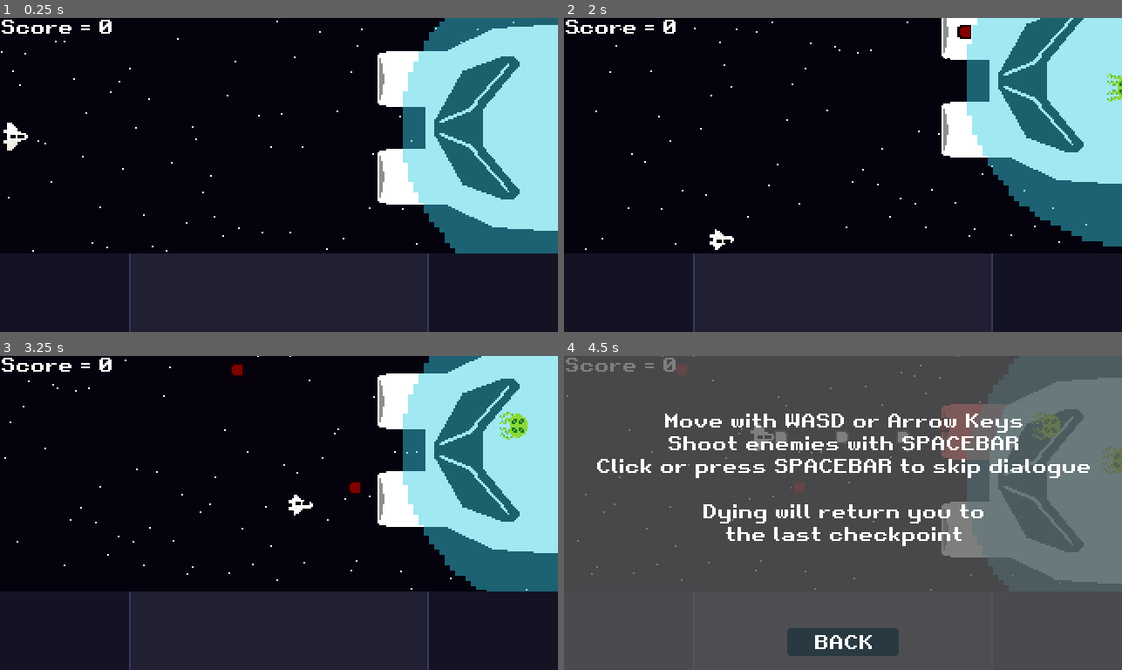
Above: before the commit, frames 1-4 (two rows, left to right).
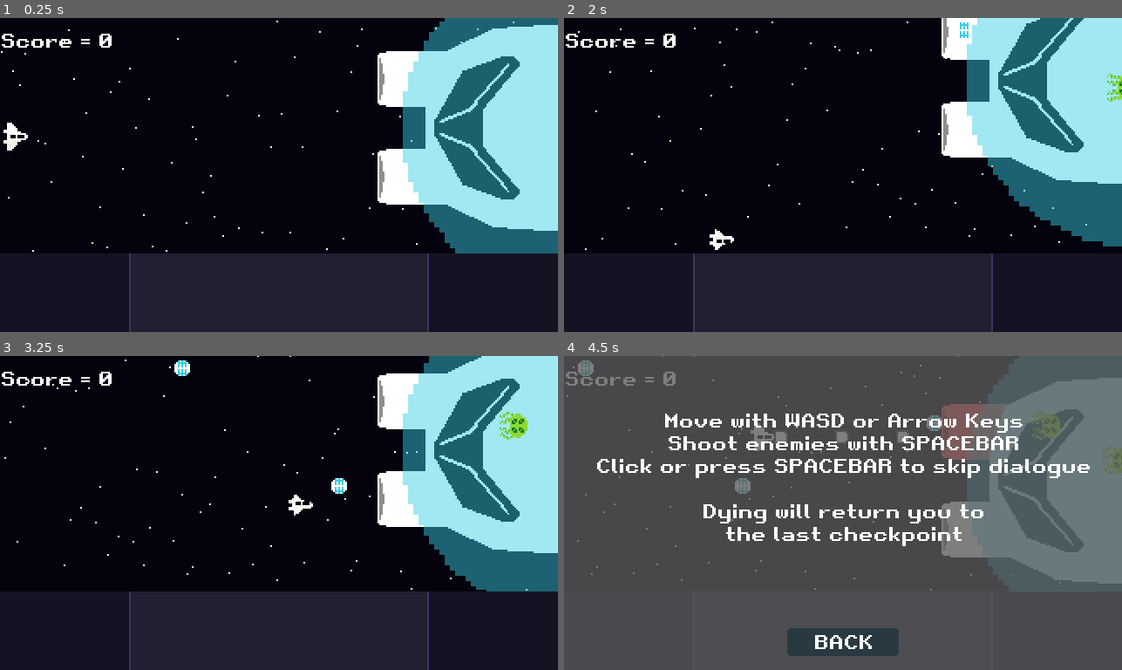
Above: after the commit, the same moments.

Repository: MrPiedPiper/LD48
Game: Godot game, scene res://Main/Main.tscn
The game is run twice, just before and just after one commit, with the same random seed, the same clock (stepped at 60 frames per second) and the same inputs. The engine's default icon, where the game draws it, is replaced by a stand-in: a white triangle on a blue panel in a dark square.
Inputs (mouse positions are in pixels of both pictures, inside the frame that each line leads up to):
- Up to frame 1 (0.25 s): no input
- Up to frame 2 (2 s): hold D (input_right) 0.53-1.28 s; hold , (input_a) 0.53-1.28 s; hold S (input_down) from 1.28 s (still down); tap , (input_a) at 1.35 s
- Up to frame 3 (3.25 s): release S (input_down) at 2.03 s; hold D (input_right) 2.03-2.78 s; hold , (input_a) 2.03-2.78 s; hold W (input_up) from 2.78 s (still down); tap , (input_a) at 2.85 s
- Up to frame 4 (4.5 s): release W (input_up) at 3.53 s; hold A (input_left) 3.53-4.25 s; hold , (input_a) 3.53-4.25 s; tap Escape (ui_cancel) at 4.15 s; click (843, 534) at 4.25 s

The runs differ from the first frame. In frame 1, 0.5% of the frame differs, in the area x 0-20%, y 0-10%; in frame 2, 0.7%; in frame 3, 0.9%; in frame 4, 1.0%, in the area x 0-70%, y 0-44%.

Commit message:
Changes to boss

Diff:
--- a/Bosses/Boss1/Boss1.gd
+++ b/Bosses/Boss1/Boss1.gd
@@ -1,6 +1,12 @@
 extends "res://Bosses/BaseBoss/BaseBoss.gd"
 
 onready var barrier_sprite = $PosNode/BarrierArea/BarrierSprite
+
+# CHANGE THESE FOR HEALTH
+func _init():
+	weapon1_health = 50
+	weapon2_health = 50
+	weak_spot_health = 20
 
 func set_weapon1_health(value):
 	.set_weapon1_health(value)
--- a/Bosses/Boss1/Boss1.tscn
+++ b/Bosses/Boss1/Boss1.tscn
@@ -1,28 +1,28 @@
-[gd_scene load_steps=12 format=2]
+[gd_scene load_steps=13 format=2]
 
 [ext_resource path="res://Bosses/BaseBoss/BaseBoss.tscn" type="PackedScene" id=1]
 [ext_resource path="res://Bosses/Boss1/Boss1.gd" type="Script" id=2]
 [ext_resource path="res://sprites/force_field.png" type="Texture" id=3]
 [ext_resource path="res://sprites/enemy_ship.png" type="Texture" id=4]
 [ext_resource path="res://sprites/cannon.png" type="Texture" id=5]
+[ext_resource path="res://Weapons/Bullets/AlienBullet/AlienBullet.tscn" type="PackedScene" id=6]
 
 [sub_resource type="AtlasTexture" id=1]
 atlas = ExtResource( 4 )
 region = Rect2( 0, 0, 128, 128 )
 
-[sub_resource type="CapsuleShape2D" id=6]
+[sub_resource type="CapsuleShape2D" id=2]
 radius = 29.0
 height = 30.0
 
-[sub_resource type="AtlasTexture" id=2]
+[sub_resource type="AtlasTexture" id=3]
 atlas = ExtResource( 4 )
 region = Rect2( 128, 0, 64, 128 )
 
-[sub_resource type="CircleShape2D" id=5]
+[sub_resource type="CircleShape2D" id=4]
 radius = 98.0
 
-[sub_resource type="Animation" id=3]
-resource_name = "Death"
+[sub_resource type="Animation" id=5]
 length = 4.0
 tracks/0/type = "value"
 tracks/0/path = NodePath("..:modulate")
@@ -37,8 +37,7 @@
 "values": [ Color( 1, 1, 1, 1 ), Color( 1, 1, 1, 0 ) ]
 }
 
-[sub_resource type="Animation" id=4]
-resource_name = "Hover"
+[sub_resource type="Animation" id=6]
 length = 8.0
 loop = true
 tracks/0/type = "value"
@@ -67,7 +66,9 @@
 position = Vector2( -39, -28 )
 
 [node name="Weapon1" parent="PosNode/Weapon1Area" index="0"]
+bullet = ExtResource( 6 )
 shoot_cooldown = 0.0
+bullet_speed = 100
 
 [node name="Weapon1Sprite" parent="PosNode/Weapon1Area" index="1"]
 position = Vector2( 17.294, 0 )
@@ -78,7 +79,9 @@
 position = Vector2( -39, 28 )
 
 [node name="Weapon2" parent="PosNode/Weapon2Area" index="0"]
+bullet = ExtResource( 6 )
 shoot_cooldown = 0.0
+bullet_speed = 100
 shoot_delay = 0.9
 
 [node name="Weapon2Sprite" parent="PosNode/Weapon2Area" index="1"]
@@ -110,7 +113,6 @@
 
 [node name="AnimationPlayer" parent="PosNode" index="8"]
 autoplay = "Hover"
-anims/Death = SubResource( 3 )
-anims/Hover = SubResource( 4 )
-
+anims/Death = SubResource( 5 )
+anims/Hover = SubResource( 6 )
 [connection signal="animation_finished" from="PosNode/AnimationPlayer" to="." method="_on_AnimationPlayer_animation_finished"]
--- /dev/null
+++ b/DeathMenu.tscn
@@ -0,0 +1,119 @@
+[gd_scene load_steps=4 format=2]
+
+[ext_resource path="res://fonts/retro_gaming/Retro Gaming.tres" type="DynamicFont" id=1]
+[ext_resource path="res://Menu.gd" type="Script" id=2]
+[ext_resource path="res://sprites/button_texture.png" type="Texture" id=3]
+
+[node name="Menu" type="MarginContainer"]
+pause_mode = 2
+anchor_right = 1.0
+anchor_bottom = 1.0
+script = ExtResource( 2 )
+__meta__ = {
+"_edit_use_anchors_": false
+}
+
+[node name="Background" type="ColorRect" parent="."]
+margin_right = 320.0
+margin_bottom = 180.0
+color = Color( 0.356863, 0.356863, 0.356863, 0.784314 )
+
+[node name="MarginContainer" type="MarginContainer" parent="."]
+margin_right = 320.0
+margin_bottom = 180.0
+custom_constants/margin_bottom = 8
+
+[node name="VBoxContainer" type="VBoxContainer" parent="MarginContainer"]
+margin_right = 320.0
+margin_bottom = 172.0
+size_flags_horizontal = 3
+size_flags_vertical = 7
+custom_constants/separation = 16
+alignment = 1
+__meta__ = {
+"_edit_use_anchors_": false
+}
+
+[node name="TitleLabel" type="Label" parent="MarginContainer/VBoxContainer"]
+margin_top = 35.0
+margin_right = 320.0
+margin_bottom = 45.0
+size_flags_vertical = 14
+custom_fonts/font = ExtResource( 1 )
+text = "GAME OVER"
+align = 1
+uppercase = true
+
+[node name="PlayButton" type="TextureButton" parent="MarginContainer/VBoxContainer"]
+margin_left = 128.0
+margin_top = 61.0
+margin_right = 192.0
+margin_bottom = 77.0
+size_flags_horizontal = 6
+texture_normal = ExtResource( 3 )
+
+[node name="Label" type="Label" parent="MarginContainer/VBoxContainer/PlayButton"]
+anchor_right = 1.0
+anchor_bottom = 1.0
+custom_fonts/font = ExtResource( 1 )
+text = "RETRY"
+align = 1
+valign = 1
+__meta__ = {
+"_edit_use_anchors_": false
+}
+
+[node name="MarginContainer" type="MarginContainer" parent="MarginContainer/VBoxContainer"]
+margin_left = 111.0
+margin_top = 93.0
+margin_right = 208.0
+margin_bottom = 111.0
+size_flags_horizontal = 4
+
+[node name="HowToPlayButton" type="TextureButton" parent="MarginContainer/VBoxContainer/MarginContainer"]
+margin_right = 97.0
+margin_bottom = 18.0
+size_flags_horizontal = 7
+texture_normal = ExtResource( 3 )
+expand = true
+__meta__ = {
+"_edit_use_anchors_": false
+}
+
+[node name="MarginContainer" type="MarginContainer" parent="MarginContainer/VBoxContainer/MarginContainer"]
+margin_right = 97.0
+margin_bottom = 18.0
+mouse_filter = 2
+custom_constants/margin_right = 4
+custom_constants/margin_top = 4
+custom_constants/margin_left = 4
+custom_constants/margin_bottom = 4
+
+[node name="Label" type="Label" parent="MarginContainer/VBoxContainer/MarginContainer/MarginContainer"]
+margin_left = 4.0
+margin_top = 4.0
+margin_right = 93.0
+margin_bottom = 14.0
+custom_fonts/font = ExtResource( 1 )
+text = "HOW TO PLAY"
+align = 1
+valign = 1
+__meta__ = {
+"_edit_use_anchors_": false
+}
+
+[node name="CreditLabel" type="Label" parent="MarginContainer/VBoxContainer"]
+margin_top = 127.0
+margin_right = 320.0
+margin_bottom = 172.0
+size_flags_vertical = 11
+custom_fonts/font = ExtResource( 1 )
+text = "Made in 72 hours for Ludum Dare 48
+by MrPiedPiper & StinkyKitty"
+align = 1
+valign = 2
+__meta__ = {
+"_edit_use_anchors_": false
+}
+[connection signal="button_up" from="MarginContainer/VBoxContainer/PlayButton" to="." method="_on_Play_button_up"]
+[connection signal="button_up" from="MarginContainer/VBoxContainer/MarginContainer/HowToPlayButton" to="." method="_on_HowToPlayButton_button_up"]
--- a/Main/Main.tscn
+++ b/Main/Main.tscn
@@ -44,6 +44,7 @@
 [node name="GUI" type="Node" parent="."]
 
 [node name="ScoreLabel" type="Label" parent="GUI"]
+margin_top = 8.0
 margin_right = 68.0
 margin_bottom = 14.0
 custom_fonts/font = ExtResource( 3 )
@@ -58,7 +59,5 @@
 position = Vector2( 320, 0 )
 
 [node name="Boss1" parent="." instance=ExtResource( 4 )]
-
 position = Vector2( 270, 68 )
-
 [connection signal="dialog_done" from="GUI/DialogBox" to="." method="_on_DialogBox_dialog_done"]
--- a/Player/Player.gd
+++ b/Player/Player.gd
@@ -3,6 +3,8 @@
 export var speed = 30.0
 export var max_speed = 100.0
 export var ship_size = Vector2(16,16)
+
+var curr_menu = null
 
 var velocity = Vector2.ZERO
 var friction = 25.0
@@ -54,3 +56,10 @@
 	if area.is_in_group("PlayerBullet"): return
 	area.queue_free()
 	queue_free()
+	open_menu()
+
+func open_menu():
+	var menu_template = load("res://DeathMenu.tscn")
+	curr_menu = menu_template.instance()
+	var main = get_tree().current_scene
+	main.get_node("GUI").add_child(curr_menu)
--- a/Player/Player.tscn
+++ b/Player/Player.tscn
@@ -73,5 +73,4 @@
 anims/Down = SubResource( 1 )
 anims/LeftRight = SubResource( 2 )
 anims/Up = SubResource( 3 )
-
 [connection signal="area_entered" from="." to="." method="_on_Player_area_entered"]
--- a/Weapons/BaseWeapon/BaseWeapon.tscn
+++ b/Weapons/BaseWeapon/BaseWeapon.tscn
@@ -11,6 +11,5 @@
 
 [node name="TimerDelay" type="Timer" parent="."]
 one_shot = true
-
 [connection signal="timeout" from="TimerShoot" to="." method="_on_TimerShoot_timeout"]
 [connection signal="timeout" from="TimerDelay" to="." method="_on_TimerDelay_timeout"]
--- /dev/null
+++ b/Weapons/Bullets/AlienBullet/AlienBullet.tscn
@@ -0,0 +1,10 @@
+[gd_scene load_steps=3 format=2]
+
+[ext_resource path="res://Weapons/Bullets/BaseBullet/BaseBullet.tscn" type="PackedScene" id=1]
+[ext_resource path="res://sprites/Space enemy.png" type="Texture" id=2]
+
+[node name="AlienBullet" instance=ExtResource( 1 )]
+
+[node name="icon" parent="." index="0"]
+position = Vector2( 0.561865, 0.468221 )
+texture = ExtResource( 2 )
--- a/Weapons/Bullets/BaseBullet/BaseBullet.gd
+++ b/Weapons/Bullets/BaseBullet/BaseBullet.gd
@@ -6,7 +6,7 @@
 	if not is_in_group("PlayerBullet"):
 		rotation_degrees = 180
 		$icon.flip_v = true
-		modulate = Color(0.5,0,0,1)
+#		modulate = Color(0.5,0,0,1)
 
 func _process(delta):
 	#Thanks to kidscancode for the next line. Page found at https://godotengine.org/qa/25996/how-to-do-movement-based-on-rotation
--- a/project.godot
+++ b/project.godot
@@ -7,6 +7,11 @@
 ;   param=value ; assign values to parameters
 
 config_version=4
+
+_global_script_classes=[  ]
+_global_script_class_icons={
+
+}
 
 [application]
 
Not shown: 1 places in Bosses/Boss1/Boss1.tscn that only renumber resources
